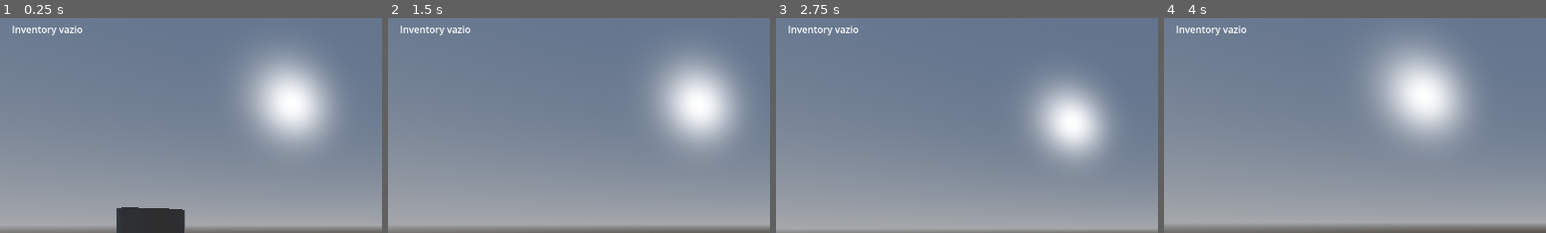
Above: before the commit, frames 1-4 (left to right).
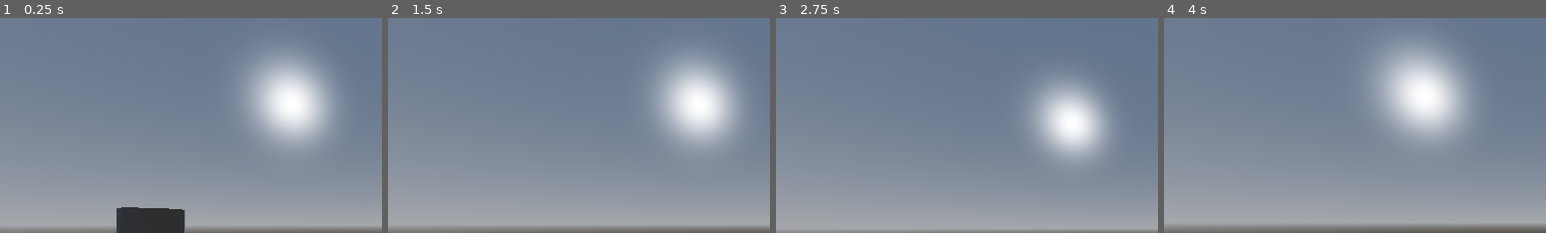
Above: after the commit, the same moments.

Repository: 0xsarc/GodotGameBase
Game: Godot game, scene res://Sandbox.tscn
Two runs of this game, one before a commit and one after it. Both use one fixed random seed, a clock stepped at 60 frames per second and the inputs below.
Inputs (mouse positions are % of the whole screen's width and height, from its top left):
- Up to frame 1 (0.25 s): no input
- Up to frame 2 (1.5 s): tap Enter at 0.5 s; move the mouse to (55, 50) at 0.52 s; hold W (move_forward) from 0.53 s (still down); tap E (interact) at 0.6, 1.35 s; tap Space (jump) at 0.77 s; move the mouse to (45, 50) at 1.27 s
- Up to frame 3 (2.75 s): keep holding W (move_forward); tap Space (jump) at 1.52 s; move the mouse to (52, 48) at 2.02 s; hold Shift (sprint) from 2.03 s (still down); tap E (interact) at 2.3 s
- Up to frame 4 (4 s): keep holding W (move_forward); move the mouse to (49, 52) at 2.77 s; release Shift (sprint) at 2.78 s; tap E (interact) at 2.85, 3.6 s; tap Space (jump) at 3.02, 3.5, 3.77 s; move the mouse to (57, 51) at 3.52 s
The pictures show only the part of the screen within x 0-50%, y 2-52%; the shares and areas given below are measured in that part.

The runs differ from the first frame. In frame 1, 0.3% of the frame differs, in the area x 3-22%, y 3-8%; in frame 2, 0.3%; in frame 3, 0.3%; in frame 4, 0.3%.

Commit message:
Finalize inventory flow and fix pickup/interact bugs

Diff:
--- a/Items/PickupItem.gd
+++ b/Items/PickupItem.gd
@@ -1,14 +1,23 @@
 extends Node3D
 class_name PickupItem
 
-## ============================================================
-## PickupItem.gd (versão correta FINAL)
-##
-## - você arrasta .wav/.ogg/.mp3 no Inspector
-## - usa AudioStreamPlayer3D interno
-## - sem criar nodes dinamicamente
-## - zero erro
-## ============================================================
+const PLACEHOLDER_ICON: Texture2D = preload("res://Assets/DarkPrototypeTexture.png")
+
+const ITEM_DB := {
+	"moeda": {
+		"name": "Moeda",
+		"icon": PLACEHOLDER_ICON
+	},
+	"chave": {
+		"name": "Chave",
+		"icon": PLACEHOLDER_ICON
+	},
+	"item": {
+		"name": "Item",
+		"icon": PLACEHOLDER_ICON
+	}
+}
+
 @export var item_id: String = "item"
 @export var amount: int = 1
 
@@ -18,34 +27,29 @@
 
 @export var pickup_sound: AudioStream
 
-@export var animation_player: AnimationPlayer
-@export var pickup_animation: String = "pickup"
 
-var _audio_player: AudioStreamPlayer3D
-
-
-func _ready() -> void:
-	_audio_player = AudioStreamPlayer3D.new()
-	add_child(_audio_player)
+static func get_item_data(id: String) -> Dictionary:
+	return ITEM_DB.get(id, ITEM_DB["item"])
 
 
 func interact(player: Node) -> void:
-	print("PICKUP:", item_id)
+	var inv: Inventory = null
+	if player is Player:
+		inv = (player as Player).inventory
+	elif player.has_node("Inventory"):
+		inv = player.get_node("Inventory") as Inventory
 
-	# 🔥 adiciona ao inventário do player
-	if player.has_node("Inventory"):
-		var inv = player.get_node("Inventory")
-		inv.add(item_id, amount)
+	if inv == null:
+		push_warning("Interação sem inventário no player")
+		return
+
+	if not inv.add(item_id, amount):
+		push_warning("Inventário cheio: não foi possível pegar %s" % item_id)
+		return
 
 	_play_sound()
-
 	_apply_removal()
 
-
-
-# ============================================================
-# SOM (CORRETO)
-# ============================================================
 
 func _play_sound() -> void:
 	if pickup_sound == null:
@@ -56,17 +60,10 @@
 	get_tree().current_scene.add_child(player)
 	player.global_position = global_position
 	player.play()
-
 	player.finished.connect(player.queue_free)
 
 
-
-# ============================================================
-# REMOÇÃO
-# ============================================================
-
 func _apply_removal() -> void:
-
 	if hide_only:
 		visible = false
 
@@ -78,7 +75,8 @@
 
 
 func _disable_collisions(node: Node) -> void:
+	if node is CollisionShape3D:
+		(node as CollisionShape3D).set_deferred("disabled", true)
+
 	for child in node.get_children():
-		if child is CollisionObject3D:
-			child.set_deferred("disabled", true)
 		_disable_collisions(child)
--- a/Player/Inventory.gd
+++ b/Player/Inventory.gd
@@ -3,35 +3,67 @@
 
 signal item_added(id: String, amount: int, total: int)
 signal item_removed(id: String, amount: int, total: int)
+signal inventory_changed
 
-var items: Dictionary = {}
+@export_range(1, 64, 1) var max_slots: int = 16
+
+var _items: Dictionary = {}
+var _item_order: Array[String] = []
 
 
-func add(item_id: String, amount: int = 1) -> void:
-	if item_id.is_empty():
-		return
+func add(item_id: String, amount: int = 1) -> bool:
+	if item_id.is_empty() or amount <= 0:
+		return false
 
-	var total: int = items.get(item_id, 0) + amount
-	items[item_id] = total
+	if not _items.has(item_id) and _items.size() >= max_slots:
+		return false
+
+	if not _items.has(item_id):
+		_item_order.append(item_id)
+
+	var total: int = int(_items.get(item_id, 0)) + amount
+	_items[item_id] = total
 
 	item_added.emit(item_id, amount, total)
+	inventory_changed.emit()
+	return true
 
 
 func remove(item_id: String, amount: int = 1) -> bool:
-	if not items.has(item_id):
+	if amount <= 0 or not _items.has(item_id):
 		return false
 
-	var total: int = items[item_id] - amount
+	var total: int = int(_items[item_id]) - amount
 
 	if total <= 0:
-		items.erase(item_id)
+		_items.erase(item_id)
+		_item_order.erase(item_id)
 		total = 0
 	else:
-		items[item_id] = total
+		_items[item_id] = total
 
 	item_removed.emit(item_id, amount, total)
+	inventory_changed.emit()
 	return true
 
 
-func get_amount(id: String) -> int:
-	return int(items.get(id, 0))
+func get_amount(item_id: String) -> int:
+	return int(_items.get(item_id, 0))
+
+
+func has_space_for(item_id: String) -> bool:
+	return _items.has(item_id) or _items.size() < max_slots
+
+
+func get_entries() -> Array[Dictionary]:
+	var entries: Array[Dictionary] = []
+	for item_id in _item_order:
+		entries.append({
+			"id": item_id,
+			"amount": int(_items[item_id])
+		})
+	return entries
+
+
+func is_empty() -> bool:
+	return _items.is_empty()
--- a/Player/InventoryUI.gd
+++ b/Player/InventoryUI.gd
@@ -1,47 +1,125 @@
 extends CanvasLayer
 class_name InventoryUI
 
-## UI mínima garantida
+@export_range(4, 64, 1) var visible_slots: int = 16
+@export var columns: int = 4
 
 var inventory: Inventory
-var label: Label
+var _root: PanelContainer
+var _grid: GridContainer
+var _placeholder_icon: Texture2D = preload("res://Assets/DarkPrototypeTexture.png")
 
 
 func _ready() -> void:
-	print("InventoryUI READY") # 🔥 debug
-
-	visible = true  # 🔥 força visível pra teste
-
-	# label simples (garantido aparecer)
-	label = Label.new()
-	label.position = Vector2(20, 20)
-	label.text = "Inventory vazio"
-	add_child(label)
+	layer = 3
+	visible = false
+	_build_ui()
 
 
 func bind_inventory(inv: Inventory) -> void:
 	inventory = inv
-
-	inventory.item_added.connect(_on_item_added)
-	inventory.item_removed.connect(_refresh)
-
+	if not inventory.inventory_changed.is_connected(_refresh):
+		inventory.inventory_changed.connect(_refresh)
 	_refresh()
 
 
-func _on_item_added(_id: String, _amount: int, _total: int) -> void:
-	_refresh()
+func set_open(is_open: bool) -> void:
+	visible = is_open
+	if is_open:
+		_refresh()
+
+
+func _build_ui() -> void:
+	_root = PanelContainer.new()
+	_root.set_anchors_preset(Control.PRESET_TOP_LEFT)
+	_root.position = Vector2(16, 16)
+	_root.custom_minimum_size = Vector2(430, 320)
+	add_child(_root)
+
+	var margin := MarginContainer.new()
+	margin.add_theme_constant_override("margin_left", 12)
+	margin.add_theme_constant_override("margin_top", 12)
+	margin.add_theme_constant_override("margin_right", 12)
+	margin.add_theme_constant_override("margin_bottom", 12)
+	_root.add_child(margin)
+
+	var vb := VBoxContainer.new()
+	margin.add_child(vb)
+
+	var title := Label.new()
+	title.text = "Inventário"
+	vb.add_child(title)
+
+	_grid = GridContainer.new()
+	_grid.columns = columns
+	_grid.custom_minimum_size = Vector2(400, 260)
+	vb.add_child(_grid)
 
 
 func _refresh() -> void:
+	if _grid == null:
+		return
+
+	for child in _grid.get_children():
+		child.queue_free()
+
 	if inventory == null:
 		return
 
-	var text := ""
+	var entries := inventory.get_entries()
+	for i in visible_slots:
+		if i < entries.size():
+			_create_filled_slot(entries[i])
+		else:
+			_create_empty_slot()
 
-	for id in inventory.items:
-		text += "%s x%d\n" % [id, inventory.items[id]]
 
-	if text == "":
-		text = "Inventory vazio"
+func _create_filled_slot(entry: Dictionary) -> void:
+	var slot := _base_slot()
 
-	label.text = text
+	var icon := TextureRect.new()
+	icon.expand_mode = TextureRect.EXPAND_FIT_WIDTH_PROPORTIONAL
+	icon.stretch_mode = TextureRect.STRETCH_KEEP_ASPECT_CENTERED
+	icon.custom_minimum_size = Vector2(72, 48)
+	icon.texture = _resolve_icon(entry.get("id", ""))
+	(slot.get_child(0) as VBoxContainer).add_child(icon)
+
+	var label := Label.new()
+	label.text = "%s x%d" % [entry.get("id", "item"), int(entry.get("amount", 0))]
+	(slot.get_child(0) as VBoxContainer).add_child(label)
+
+	_grid.add_child(slot)
+
+
+func _create_empty_slot() -> void:
+	var slot := _base_slot()
+
+	var icon := TextureRect.new()
+	icon.expand_mode = TextureRect.EXPAND_FIT_WIDTH_PROPORTIONAL
+	icon.stretch_mode = TextureRect.STRETCH_KEEP_ASPECT_CENTERED
+	icon.custom_minimum_size = Vector2(72, 48)
+	icon.modulate = Color(1, 1, 1, 0.2)
+	icon.texture = _placeholder_icon
+	(slot.get_child(0) as VBoxContainer).add_child(icon)
+
+	var label := Label.new()
+	label.text = "vazio"
+	label.modulate = Color(1, 1, 1, 0.4)
+	(slot.get_child(0) as VBoxContainer).add_child(label)
+
+	_grid.add_child(slot)
+
+
+func _base_slot() -> PanelContainer:
+	var panel := PanelContainer.new()
+	panel.custom_minimum_size = Vector2(92, 72)
+	var vb := VBoxContainer.new()
+	vb.alignment = BoxContainer.ALIGNMENT_CENTER
+	panel.add_child(vb)
+	return panel
+
+
+func _resolve_icon(item_id: String) -> Texture2D:
+	var item_data := PickupItem.get_item_data(item_id)
+	var icon: Texture2D = item_data.get("icon", _placeholder_icon)
+	return icon if icon != null else _placeholder_icon
--- a/Player/player.gd
+++ b/Player/player.gd
@@ -24,7 +24,8 @@
 # Interação
 @export_range(0.5, 6.0, 0.1) var interact_distance: float = 2.5
 @export var interact_mask: int = 2 # por padrão, layer 2
-@export var interact_action: StringName = &"interact_button"
+@export var interact_action: StringName = &"interact"
+@export var inventory_toggle_action: StringName = &"inventory_toggle"
 
 
 var inventory: Inventory
@@ -57,15 +58,17 @@
 
 func _ready() -> void:
 	inventory = Inventory.new()
+	inventory.name = "Inventory"
 	add_child(inventory)
 
 	inventory_ui = InventoryUI.new()
+	inventory_ui.name = "InventoryUI"
 	add_child(inventory_ui)
 
 	inventory_ui.bind_inventory(inventory)
 
-
-
+	if not InputMap.has_action(inventory_toggle_action):
+		InputMap.add_action(inventory_toggle_action)
 
 	_camera_base_y = camera.position.y
 	_camera_base_x = camera.position.x
@@ -161,6 +164,13 @@
 		if mouse_captured:
 			_rotate_camera()
 
+	if InputMap.has_action(inventory_toggle_action) and Input.is_action_just_pressed(inventory_toggle_action):
+		inventory_ui.set_open(not inventory_ui.visible)
+		if inventory_ui.visible:
+			release_mouse()
+		else:
+			capture_mouse()
+
 	if Input.is_action_just_pressed(&"exit"):
 		get_tree().quit()
 
--- a/project.godot
+++ b/project.godot
@@ -96,3 +96,8 @@
 "events": [Object(InputEventKey,"resource_local_to_scene":false,"resource_name":"","device":-1,"window_id":0,"alt_press …(192 unchanged characters)…
 ]
 }
+inventory_toggle={
+"deadzone": 0.0,
+"events": [Object(InputEventKey,"resource_local_to_scene":false,"resource_name":"","device":-1,"window_id":0,"alt_pressed":false,"shift_pressed":false,"ctrl_pressed":false,"meta_pressed":false,"pressed":false,"keycode":0,"physical_keycode":73,"key_label":0,"unicode":105,"location":0,"echo":false,"script":null)
+]
+}
